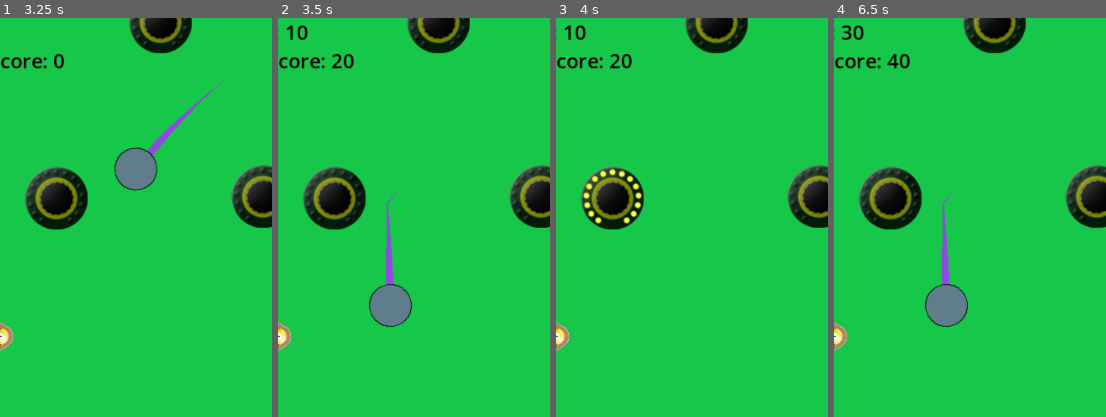
Above: before the commit, frames 1-4 (left to right).
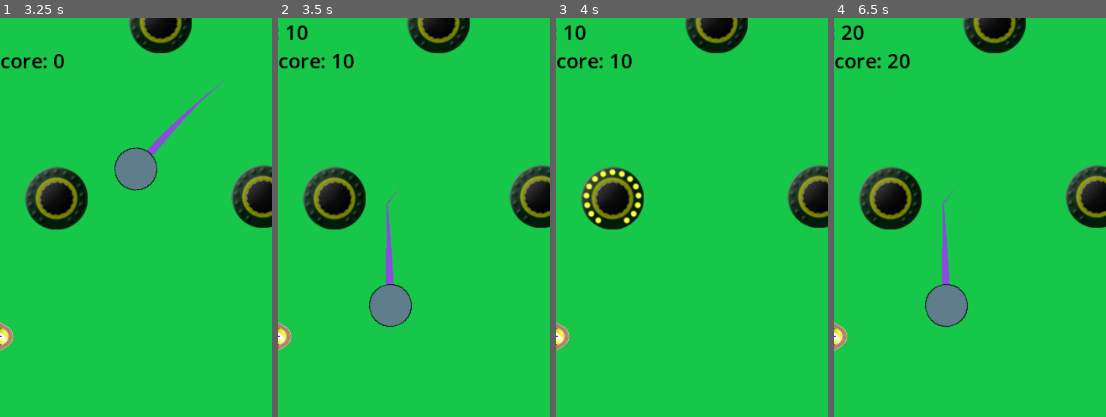
Above: after the commit, the same moments.

Repository: bsu-cs315/fp-team1-pinball
Game: Godot game, scene res://Title screen/title_screen.tscn
Two runs of this game, one before a commit and one after it. Both use one fixed random seed, a clock stepped at 60 frames per second and the inputs below. Sound files missing from this copy of the repository are replaced by a short silence.
Inputs:
- Up to frame 1 (3.25 s): click "Play" at 0.5 s; tap Enter at 1.25 s; hold E (right_flipper) 1.28-2.03 s; hold Space (launch) 1.28-2.03 s; hold Q (left_flipper) 2.03-2.78 s; tap Space (launch) at 2.1 s; hold E (right_flipper) from 2.78 s (still down); hold Space (launch) from 2.78 s (still down)
- Up to frame 2 (3.5 s): keep holding E (right_flipper); keep holding Space (launch)
- Up to frame 3 (4 s): keep holding E (right_flipper); release Space (launch) at 3.53 s; tap Space (launch) at 3.6 s
- Up to frame 4 (6.5 s): release E (right_flipper) at 4.28 s; hold Space (launch) 4.28-5.03 s; hold Q (left_flipper) from 4.28 s (still down); tap Space (launch) at 5.1 s; hold Space (launch) from 5.78 s (still down)
The pictures show only the part of the screen within x 16-66%, y 5-55%; the shares and areas given below are measured in that part.

Frame 1 is identical in both runs. In frame 2, less than 0.1% of the frame differs, in the area x 19-24%, y 9-13%; in frame 3, less than 0.1%; in frame 4, 0.2%, in the area x 2-24%, y 2-13%.

Commit message:
Update high score functions

Diff:
--- a/project/world/world.gd
+++ b/project/world/world.gd
@@ -1,10 +1,11 @@
 extends Node2D
 
 var _score : int = 0
+# Holds up to 300 score, after 300 gives another ball
 var _current_score: int = 0
 var _high_score: int = 0
-@export var balls_left := 3
 const HIGH_SCORE_FILE: String = "user://high_score.save"
+
 
 func _process(_delta: float) -> void:
 	if $Launcher.balls_left == 0 and $Launcher.ball_in_play == false:
@@ -13,8 +14,6 @@
 		get_tree().change_scene_to_file("res://Title screen/title_screen.tscn")
 	$BallsLeftLabel.text = "Balls Left : %.d" % $Launcher.balls_left
 	_current_score_counter()
-	update_score
-
 
 
 func _on_ball_kill_zone_body_entered(body: Node2D) -> void:
@@ -31,28 +30,19 @@
 
 
 func _on_score_bumper_left_update_score() -> void:
-	_score += 10
-	_current_score += 10
+	update_score(10)
 	_update_score_label()
-	update_score(10)
 
 
 func _on_score_bumper_right_update_score() -> void:
-	_score += 10
-	_current_score += 10
+	update_score(10)
 	_update_score_label()
-	update_score(10)
 
 
 func _on_score_bumper_top_update_score() -> void:
-	_score += 10
-	_current_score += 10
+	update_score(10)
 	_update_score_label()
-	update_score(10)
 
-
-func _update_score_label() -> void:
-	$ScoreLabel.text = "Score : %.d" % _score
 
 func _current_score_counter() -> void:
 	if _current_score >= 300:
@@ -62,7 +52,7 @@
 
 func _ready():
 	load_high_score()
-	update_score_labels()
+	update_high_score_label()
 
 
 func load_high_score():
@@ -73,12 +63,15 @@
 	else:
 		_high_score = 0
 
+
 func update_score(points: int):
 	_score += points
+	_current_score += points
 	if _score > _high_score:
 		_high_score = _score
 		save_high_score()
-	update_score_labels()
+	update_high_score_label()
+
 
 func save_high_score():
 	var file = FileAccess.open(HIGH_SCORE_FILE,FileAccess.WRITE)
@@ -87,5 +80,9 @@
 		file.close()
 
 
-func update_score_labels():
+func _update_score_label() -> void:
+	$ScoreLabel.text = "Score : %.d" % _score
+
+
+func update_high_score_label():
 	$HighScoreLabel.text = "High Score: %d" % _high_score
--- a/project/world/world.tscn
+++ b/project/world/world.tscn
@@ -250,18 +250,11 @@
 text = "GAME OVER"
 label_settings = SubResource("LabelSettings_slqxy")
 
-[node name="MusicLoopFull" type="AudioStreamPlayer2D" parent="."]
-stream = ExtResource("11_0qmgw")
-autoplay = true
-
-[node name="DeathSFX" type="AudioStreamPlayer2D" parent="."]
-stream = ExtResource("12_wm34f")
-
 [node name="ScoreLabel" type="Label" parent="."]
 offset_left = 29.0
 offset_top = 50.0
 offset_right = 148.0
-offset_bottom = 78.0
+offset_bottom = 84.0
 text = "Score:"
 label_settings = SubResource("LabelSettings_am0ye")
 
@@ -273,6 +266,13 @@
 text = "High Score:"
 label_settings = SubResource("LabelSettings_srwlg")
 
+[node name="MusicLoopFull" type="AudioStreamPlayer2D" parent="."]
+stream = ExtResource("11_0qmgw")
+autoplay = true
+
+[node name="DeathSFX" type="AudioStreamPlayer2D" parent="."]
+stream = ExtResource("12_wm34f")
+
 [connection signal="updateScore" from="Bumpers/ScoreBumperLeft" to="." method="_on_score_bumper_left_update_score"]
 [connection signal="updateScore" from="Bumpers/ScoreBumperRight" to="." method="_on_score_bumper_right_update_score"]
 [connection signal="updateScore" from="Bumpers/ScoreBumperTop" to="." method="_on_score_bumper_top_update_score"]
